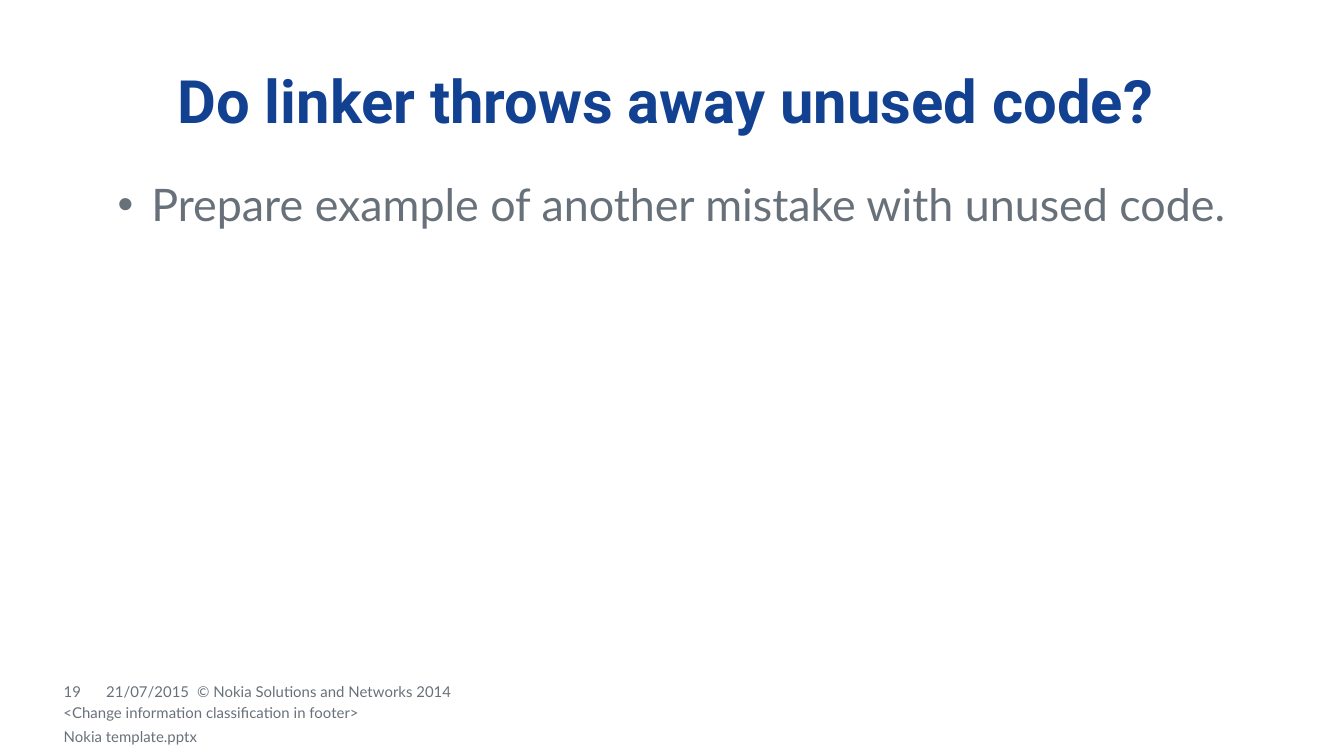
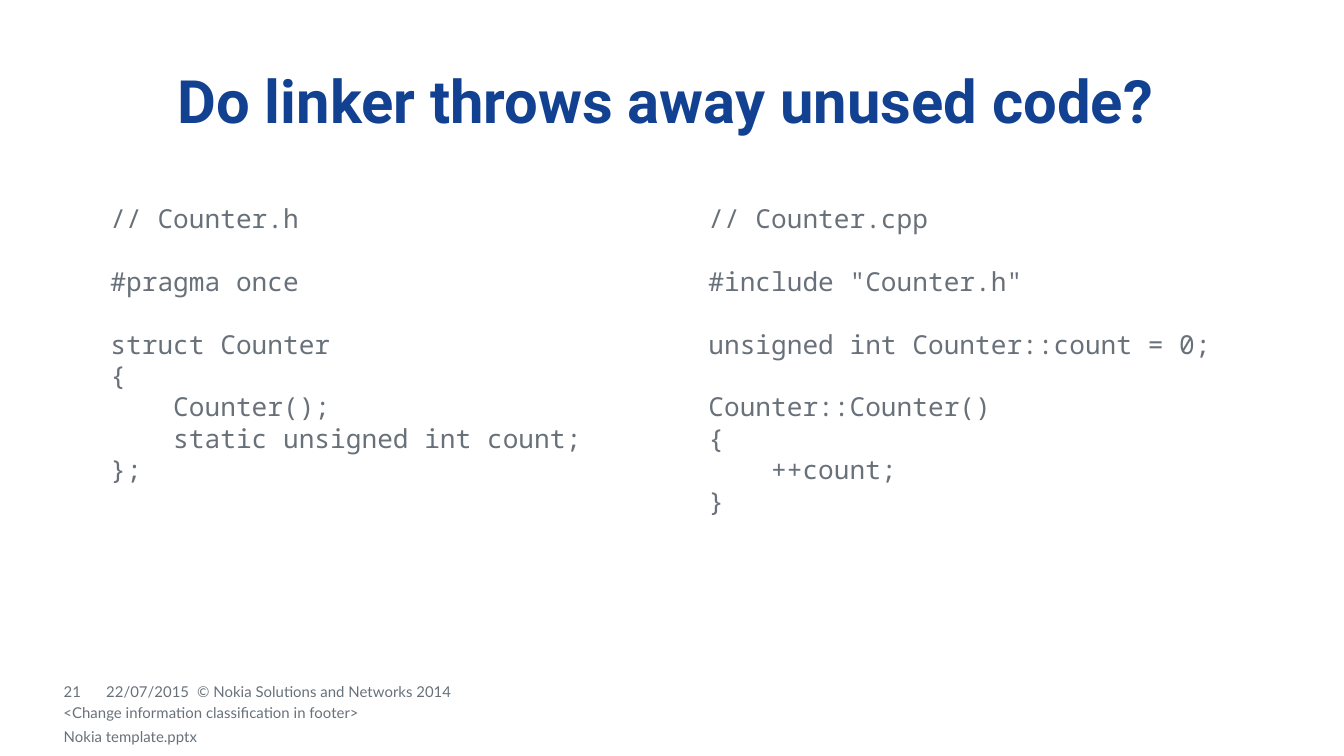
Before and after one commit to dendibakh/Linker, a slide deck: slide 21 of Diving into C++ linker.pptx (slide 19 before the commit). Drawn at 1344x756 pixels with LibreOffice and Linux fonts; fonts in the diff are those of the drawing; background and template pictures are left out. Boxes give left, top, right and bottom in pixels: in the first picture for what was removed or moved away, otherwise in the second. Text is boxed around its words. In the diff, an @@ line names an element or a change of style, - is before the commit and + after.

Commit message:
Added static library slides and example of throwing away unused code

```diff
--- a/Diving into C++ linker.pptx
+++ b/Diving into C++ linker.pptx
@@ text added at (x1=110, y1=208, x2=581, y2=455), 14 pt, text #68717A @@
+  // Counter.h
+  #pragma once
+  struct Counter
+  {
+  Counter();
+  static unsigned int count;
+  };
@@ text removed at (x1=151, y1=188, x2=1225, y2=229) @@
-  • Prepare example of another mistake with unused code.
@@ text added at (x1=708, y1=209, x2=1210, y2=483), 14 pt, text #68717A @@
+  // Counter.cpp
+  #include "Counter.h"
+  unsigned int Counter::count = 0;
+  Counter::Counter()
+  {
+  ++count;
+  }
@@ page number at (x1=64, y1=686, x2=81, y2=697): text changed @@
-19
+21
@@ text at (x1=106, y1=686, x2=189, y2=698): text changed @@
-21/07/2015
+22/07/2015
```
Also in this commit, not shown: 25 other slides changed, 6 slides added, 10 other files.
